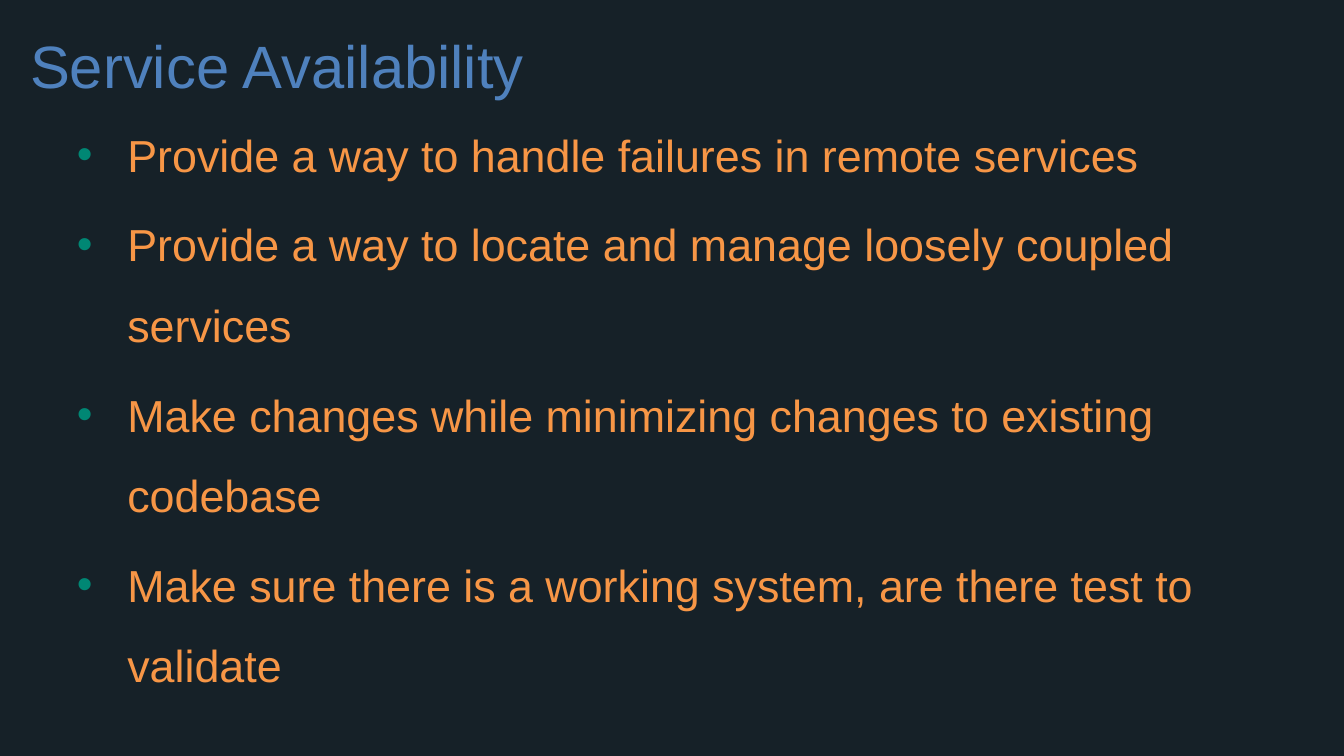
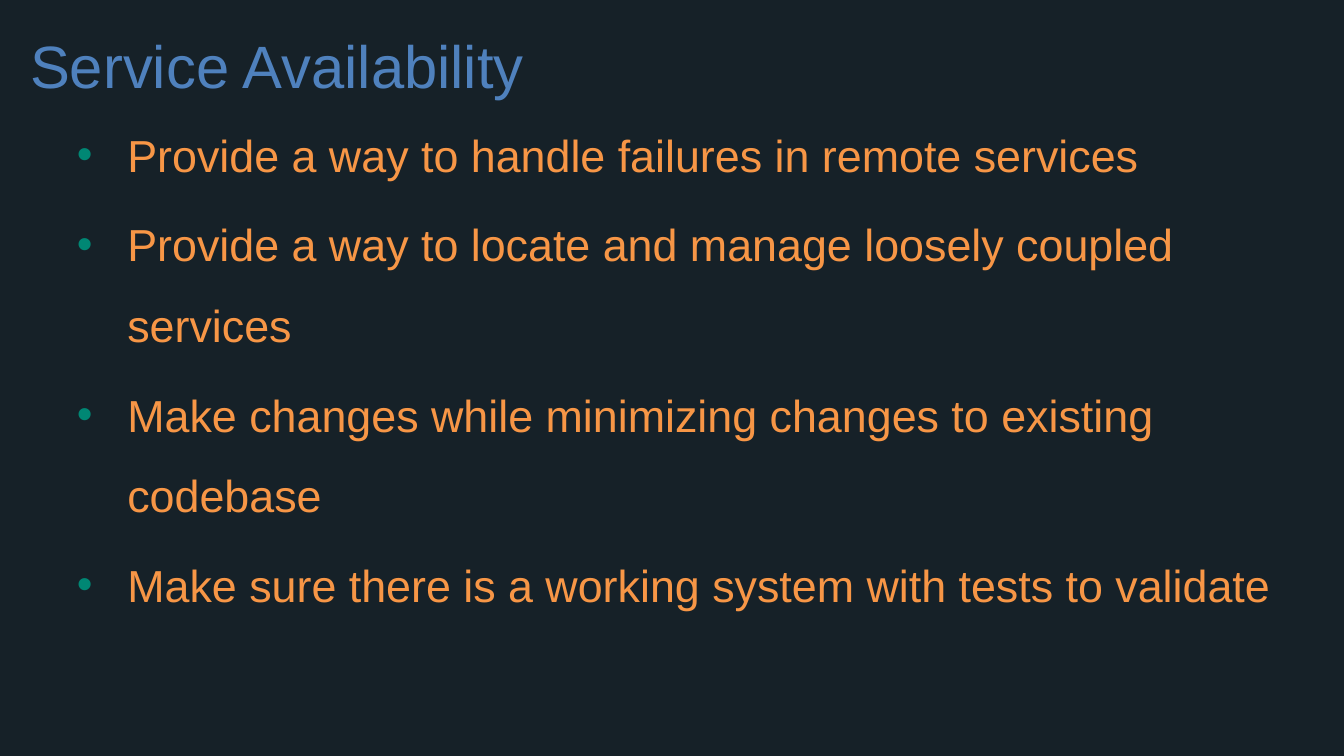
Before and after one commit to ajitkadari/cloud-native-workshop, a slide deck: slide 19 of presentations/Session_1_Getting_Started_With_Microservices.pptx. Drawn at 1344x756 pixels with LibreOffice and Linux fonts; fonts in the diff are those of the drawing; background and template pictures are left out. Boxes give left, top, right and bottom in pixels: in the first picture for what was removed or moved away, otherwise in the second. Text is boxed around its words. In the diff, an @@ line names an element or a change of style, - is before the commit and + after.

Commit message:
Wording update

```diff
--- a/presentations/Session_1_Getting_Started_With_Microservices.pptx
+++ b/presentations/Session_1_Getting_Started_With_Microservices.pptx
@@ text at (127, 569, 1269, 611): text changed @@
-• Make sure there is a working system, are there test to validate
+• Make sure there is a working system with tests to validate
```
Also in this commit, not shown: 8 other slides changed.
